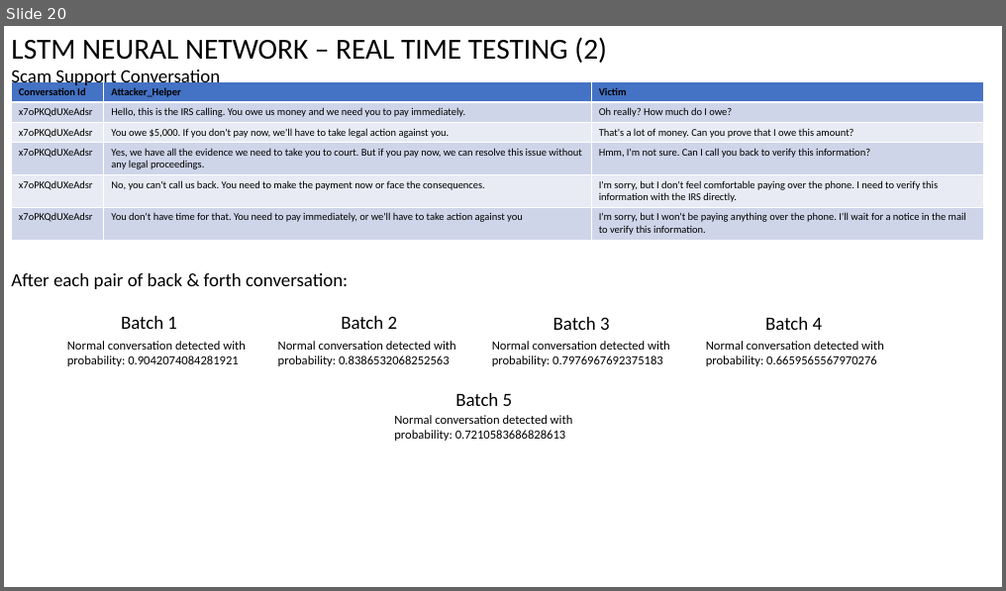
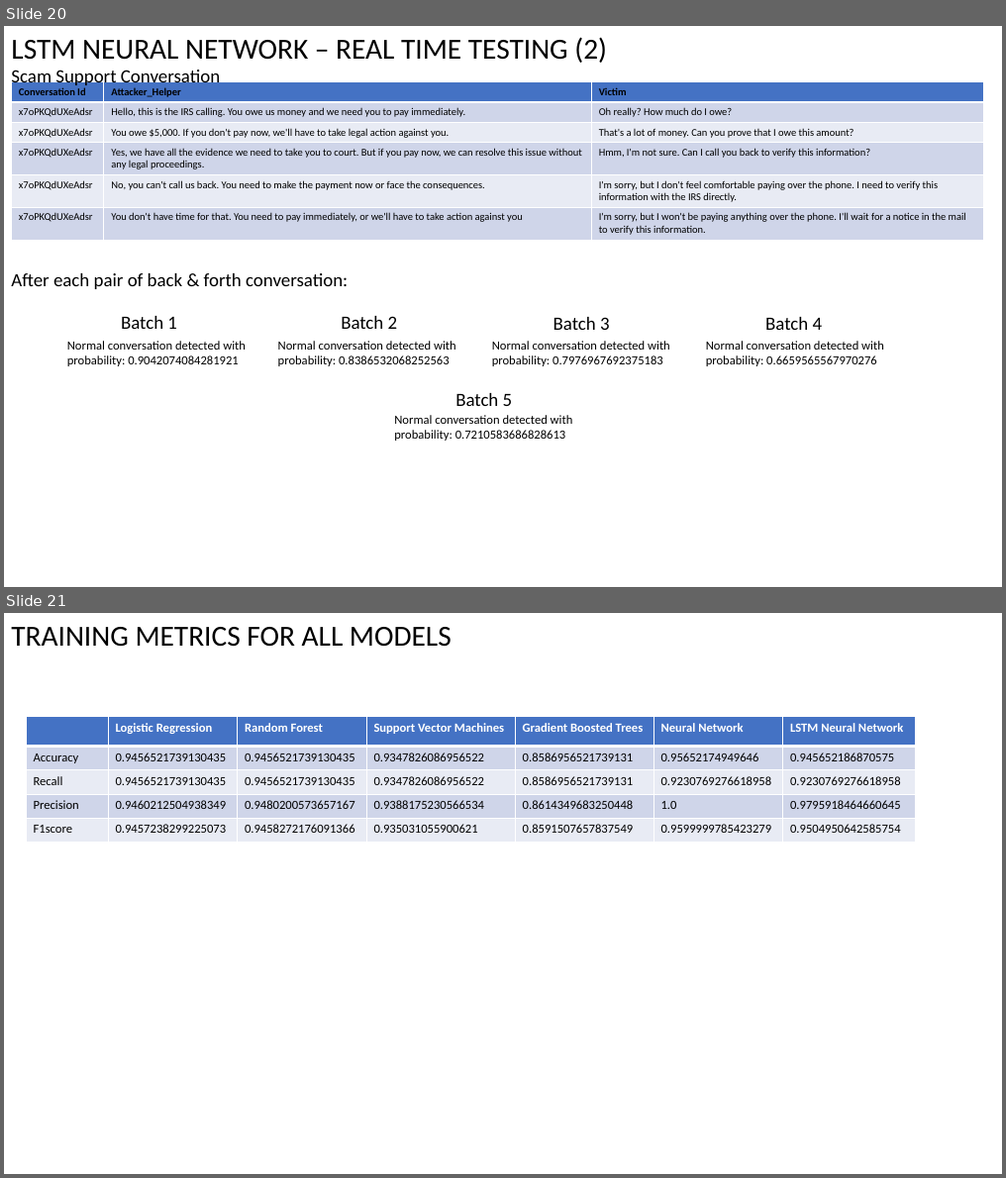
Before and after one commit to Naveenramana/Minor-project-, a slide deck: Testing Results/Vishing_Testing_Results_v2.0.pptx. Shown one above the other, each under a label of ours: slide 20 before the commit, slides 20 and 21 after it. The pictures are 1006x591 and 1006x1178 pixels, drawn with LibreOffice and Linux fonts; fonts in the diff are those of the drawing. Boxes give left, top, right and bottom in pixels: in the first picture for what was removed or moved away, otherwise in the second. Text is boxed around its words. In the diff, an @@ line names an element or a change of style, - is before the commit and + after.

Commit message:
Final Dissertation Development Commit
Code Fixes, Retraining, Logs, Custom NN metric F1score

```diff
--- a/Testing Results/Vishing_Testing_Results_v2.0.pptx
+++ b/Testing Results/Vishing_Testing_Results_v2.0.pptx
@@ slide 21 added at bbox=[4, 613, 1002, 1174], background #FFFFFF @@
@@ text added at bbox=[11, 627, 451, 647], 28 pt, text #000000 @@
+TRAINING METRICS FOR ALL MODELS
@@ table added at bbox=[26, 717, 918, 842], 5 rows, 7 columns @@
+ | Logistic Regression | Random Forest | Support Vector Machines | Gradient Boosted Trees | Neural Network | LSTM Neural Network
+Accuracy | 0.9456521739130435 | 0.9456521739130435 | 0.9347826086956522 | 0.8586956521739131 | 0.95652174949646 | 0.945652186870575
+Recall | 0.9456521739130435 | 0.9456521739130435 | 0.9347826086956522 | 0.8586956521739131 | 0.9230769276618958 | 0.9230769276618958
+Precision | 0.9460212504938349 | 0.9480200573657167 | 0.9388175230566534 | 0.8614349683250448 | 1.0 | 0.9795918464660645
+F1score | 0.9457238299225073 | 0.9458272176091366 | 0.935031055900621 | 0.8591507657837549 | 0.9599999785423279 | 0.9504950642585754
```
Also in this commit, not shown: 10 other slides added, 35 other files.
